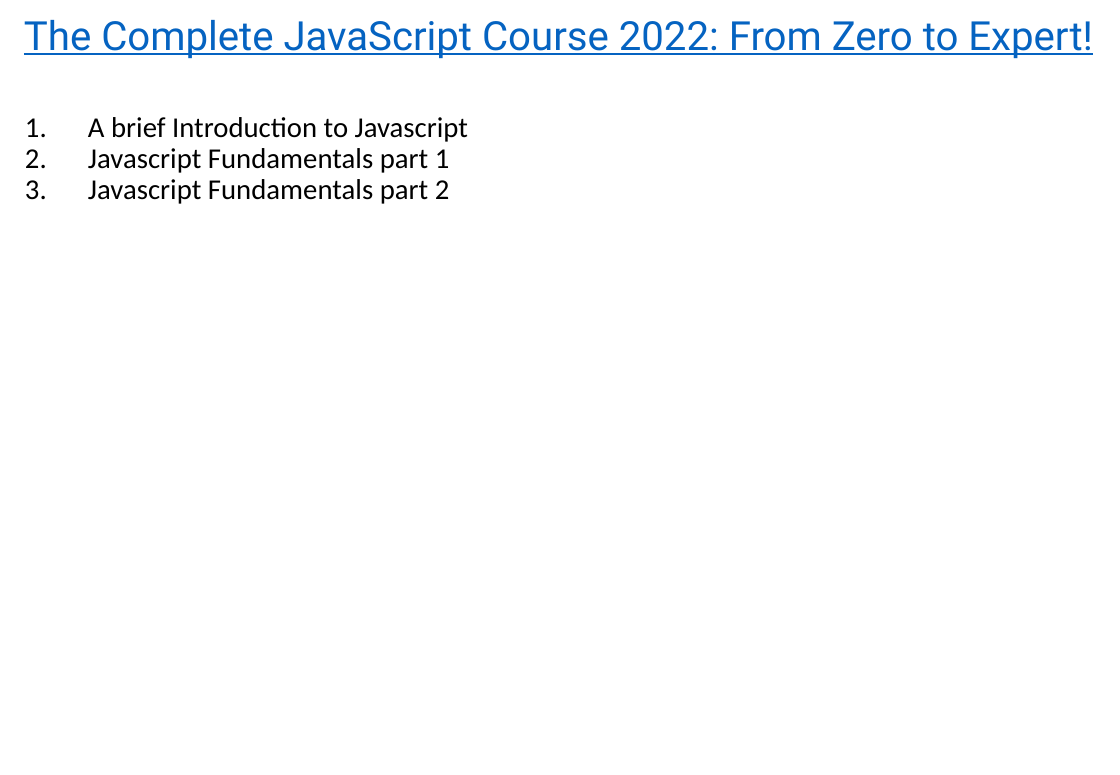
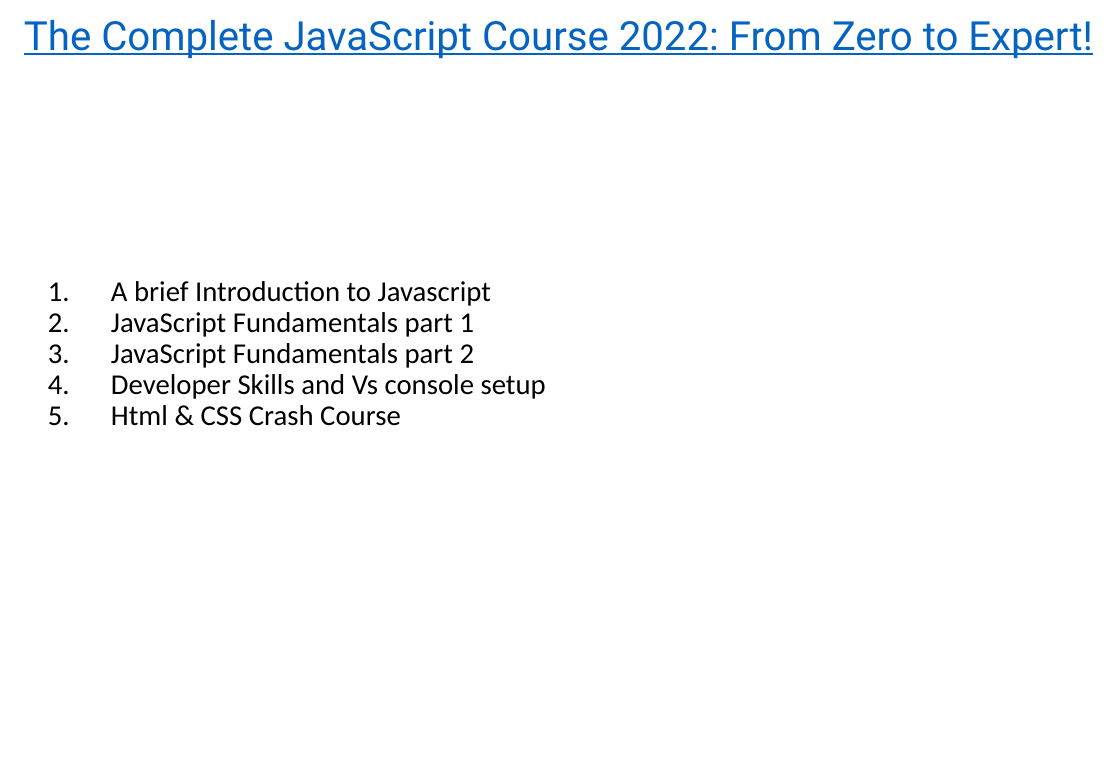
Before and after one commit to EL-EL-BCN/Complete-Javascript-Course, a slide deck: slide 1 of complete-javascript-course.pptx. Drawn at 1120x775 pixels with LibreOffice and Linux fonts; fonts in the diff are those of the drawing. Boxes give left, top, right and bottom in pixels: in the first picture for what was removed or moved away, otherwise in the second. Text is boxed around its words. In the diff, an @@ line names an element or a change of style, - is before the commit and + after.

```diff
--- a/complete-javascript-course.pptx
+++ b/complete-javascript-course.pptx
@@ text "A brief Introduction to Javascript": place and size @@
-text "A brief Introduction to Javascript" at [88, 117, 468, 204]
+text "A brief Introduction to Javascript" at [111, 281, 546, 426]
@@ text at [111, 312, 546, 426]: text changed @@
-2. Javascript Fundamentals part 1
-3. Javascript Fundamentals part 2
+2. JavaScript Fundamentals part 1
+3. JavaScript Fundamentals part 2
+4. Developer Skills and Vs console setup
+5. Html & CSS Crash Course
```
Also in this commit, not shown: 1 other slide changed, 18 slides added, 6 other files.
